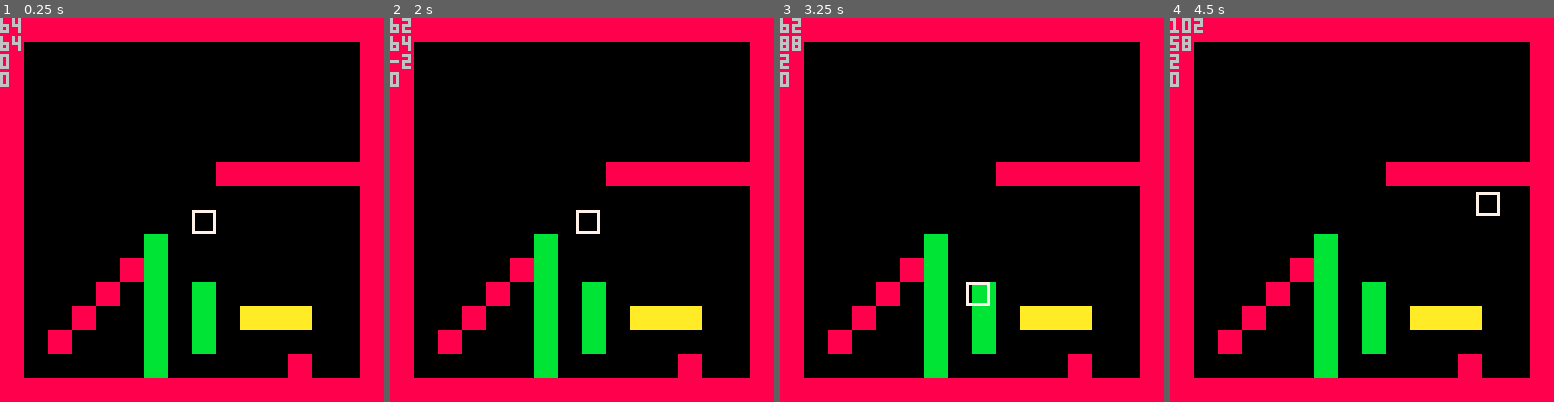
Above: before the commit, frames 1-4 (left to right).
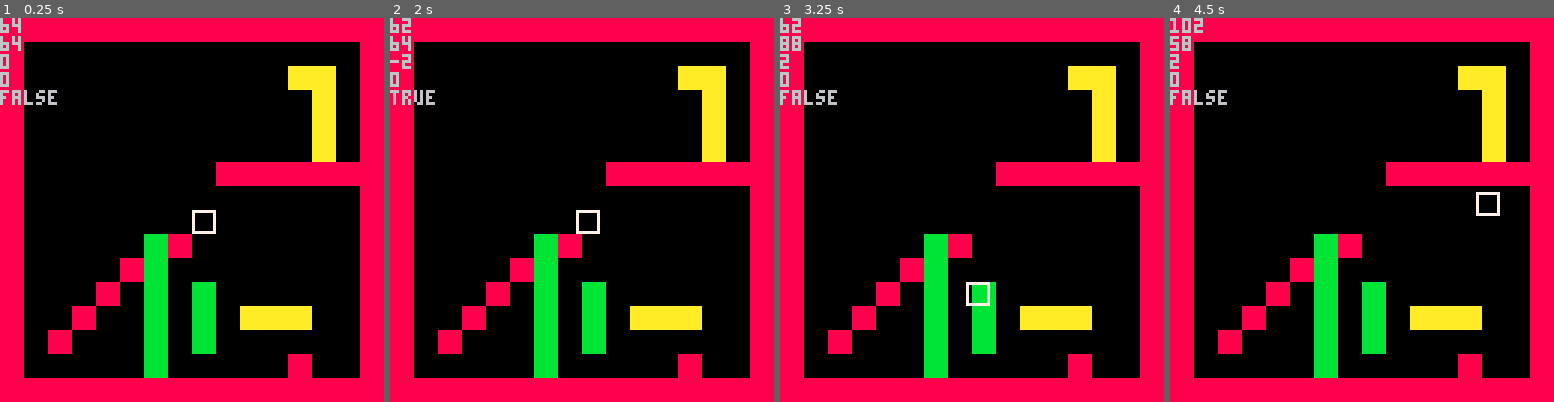
Above: after the commit, the same moments.

Repository: mRamiroGonzalez/pico8-platformer-engine-dd
Game: PICO-8 cartridge engine.p8
Two runs of this game, one before a commit and one after it. Both use one fixed random seed, a clock stepped at 60 frames per second and the inputs below.
Inputs:
- Up to frame 1 (0.25 s): no input
- Up to frame 2 (2 s): hold Left from 1.97 s (still down)
- Up to frame 3 (3.25 s): release Left at 2.37 s; hold Down 2.42-2.82 s; hold Right from 2.87 s (still down)
- Up to frame 4 (4.5 s): release Right at 3.53 s; hold Up 3.58-4.08 s; hold Right from 4.13 s (still down)

The runs differ from the first frame. In frame 1, 2.6% of the frame differs, in the area x 0-88%, y 12-63%; in frame 2, 2.6%; in frame 3, 2.6%; in frame 4, 2.6%.

Commit message:
detects a solid block below an entity

Diff:
--- a/engine.p8
+++ b/engine.p8
@@ -11,9 +11,18 @@
 print(p.y)
 print(p.dx)
 print(p.dy)
+print(get_block_below(p, 0))
 end
 function map_draw()
 map(0,0,0,0,16,16)
+end
+
+function get_block_below(e, flag)
+return (get_block_flag(e.x, e.y+8, flag)) or (get_block_flag(e.x+7, e.y+8, flag))
+end
+
+function get_block_flag(x, y, flag)
+return fget(mget(flr(x/8), flr(y/8)), flag)
 end
 function player_init()
 p = {
@@ -28,6 +37,17 @@
 p.dy = 0
 p.dx = 0
 
+update_from_keys_pressed()
+
+p.x += p.dx
+p.y += p.dy
+end
+
+function player_draw()
+spr(0,p.x, p.y,1,1)
+end
+
+function update_from_keys_pressed()
 if up_pressed() then
 p.dy = -2
 end
@@ -40,13 +60,6 @@
 if right_pressed() then
 p.dx = 2
 end
-
-p.x += p.dx
-p.y += p.dy
-end
-
-function player_draw()
-spr(0,p.x, p.y,1,1)
 end
 function _init()
 player_init()
@@ -63,14 +76,14 @@
 player_update_position()
 end
 __gfx__
-7777777788888888aaaaaaaabbbbbbbb000000000000000000000000000000000000000000000000000000000000000000000000000000000000000000000000
-7000000788888888aaaaaaaabbbbbbbb000000000000000000000000000000000000000000000000000000000000000000000000000000000000000000000000
-7000000788888888aaaaaaaabbbbbbbb000000000000000000000000000000000000000000000000000000000000000000000000000000000000000000000000
-7000000788888888aaaaaaaabbbbbbbb000000000000000000000000000000000000000000000000000000000000000000000000000000000000000000000000
-7000000788888888aaaaaaaabbbbbbbb000000000000000000000000000000000000000000000000000000000000000000000000000000000000000000000000
-7000000788888888aaaaaaaabbbbbbbb000000000000000000000000000000000000000000000000000000000000000000000000000000000000000000000000
-7000000788888888aaaaaaaabbbbbbbb000000000000000000000000000000000000000000000000000000000000000000000000000000000000000000000000
-7777777788888888aaaaaaaabbbbbbbb000000000000000000000000000000000000000000000000000000000000000000000000000000000000000000000000
+7777777788888888aaaaaaaabbbbbbbbcccccccc0000000000000000000000000000000000000000000000000000000000000000000000000000000000000000
+7000000788888888aaaaaaaabbbbbbbbcccccccc0000000000000000000000000000000000000000000000000000000000000000000000000000000000000000
+7000000788888888aaaaaaaabbbbbbbbcccccccc0000000000000000000000000000000000000000000000000000000000000000000000000000000000000000
+7000000788888888aaaaaaaabbbbbbbbcccccccc0000000000000000000000000000000000000000000000000000000000000000000000000000000000000000
+7000000788888888aaaaaaaabbbbbbbbcccccccc0000000000000000000000000000000000000000000000000000000000000000000000000000000000000000
+7000000788888888aaaaaaaabbbbbbbbcccccccc0000000000000000000000000000000000000000000000000000000000000000000000000000000000000000
+7000000788888888aaaaaaaabbbbbbbbcccccccc0000000000000000000000000000000000000000000000000000000000000000000000000000000000000000
+7777777788888888aaaaaaaabbbbbbbbcccccccc0000000000000000000000000000000000000000000000000000000000000000000000000000000000000000
 00000000000000000000000000000000000000000000000000000000000000000000000000000000000000000000000000000000000000000000000000000000
 00000000000000000000000000000000000000000000000000000000000000000000000000000000000000000000000000000000000000000000000000000000
 00000000000000000000000000000000000000000000000000000000000000000000000000000000000000000000000000000000000000000000000000000000
@@ -197,20 +210,20 @@
 0000000000000000000000000000000000000000000000000000000000000000000000000000000000000000000000000000000000000000000000000000000000000000000000000000000000000000000000000000000000000000000000000000000000000000000000000000000000000000000000000000000000000000
 __map__
 0101010101010101010101010101010100000000000000000000000000000000000000000000000000000000000000000000000000000000000000000000000000000000000000000000000000000000000000000000000000000000000000000000000000000000000000000000000000000000000000000000000000000000
-0100000000000000000000000000000100000000000000000000000000000000000000000000000000000000000000000000000000000000000000000000000000000000000000000000000000000000000000000000000000000000000000000000000000000000000000000000000000000000000000000000000000000000
-0100000000000000000000000000000100000000000000000000000000000000000000000000000000000000000000000000000000000000000000000000000000000000000000000000000000000000000000000000000000000000000000000000000000000000000000000000000000000000000000000000000000000000
-0100000000000000000000000000000100000000000000000000000000000000000000000000000000000000000000000000000000000000000000000000000000000000000000000000000000000000000000000000000000000000000000000000000000000000000000000000000000000000000000000000000000000000
-0100000000000000000000000000000100000000000000000000000000000000000000000000000000000000000000000000000000000000000000000000000000000000000000000000000000000000000000000000000000000000000000000000000000000000000000000000000000000000000000000000000000000000
-0100000000000000000000000000000100000000000000000000000000000000000000000000000000000000000000000000000000000000000000000000000000000000000000000000000000000000000000000000000000000000000000000000000000000000000000000000000000000000000000000000000000000000
-0100000000000000000101010101010100000000000000000000000000000000000000000000000000000000000000000000000000000000000000000000000000000000000000000000000000000000000000000000000000000000000000000000000000000000000000000000000000000000000000000000000000000000
-0100000000000000000000000000000100000000000000000000000000000000000000000000000000000000000000000000000000000000000000000000000000000000000000000000000000000000000000000000000000000000000000000000000000000000000000000000000000000000000000000000000000000000
-0100000000000000000000000000000100000000000000000000000000000000000000000000000000000000000000000000000000000000000000000000000000000000000000000000000000000000000000000000000000000000000000000000000000000000000000000000000000000000000000000000000000000000
-0100000000000300000000000000000100000000000000000000000000000000000000000000000000000000000000000000000000000000000000000000000000000000000000000000000000000000000000000000000000000000000000000000000000000000000000000000000000000000000000000000000000000000
-0100000000010300000000000000000100000000000000000000000000000000000000000000000000000000000000000000000000000000000000000000000000000000000000000000000000000000000000000000000000000000000000000000000000000000000000000000000000000000000000000000000000000000
-0100000001000300030000000000000100000000000000000000000000000000000000000000000000000000000000000000000000000000000000000000000000000000000000000000000000000000000000000000000000000000000000000000000000000000000000000000000000000000000000000000000000000000
-0100000100000300030002020200000100000000000000000000000000000000000000000000000000000000000000000000000000000000000000000000000000000000000000000000000000000000000000000000000000000000000000000000000000000000000000000000000000000000000000000000000000000000
-0100010000000300030000000000000100000000000000000000000000000000000000000000000000000000000000000000000000000000000000000000000000000000000000000000000000000000000000000000000000000000000000000000000000000000000000000000000000000000000000000000000000000000
-0100000000000300000000000100000100000000000000000000000000000000000000000000000000000000000000000000000000000000000000000000000000000000000000000000000000000000000000000000000000000000000000000000000000000000000000000000000000000000000000000000000000000000
+0105050505050505050505050505050100000000000000000000000000000000000000000000000000000000000000000000000000000000000000000000000000000000000000000000000000000000000000000000000000000000000000000000000000000000000000000000000000000000000000000000000000000000
+0105050505050505050505050202050100000000000000000000000000000000000000000000000000000000000000000000000000000000000000000000000000000000000000000000000000000000000000000000000000000000000000000000000000000000000000000000000000000000000000000000000000000000
+0105050505050505050505050502050100000000000000000000000000000000000000000000000000000000000000000000000000000000000000000000000000000000000000000000000000000000000000000000000000000000000000000000000000000000000000000000000000000000000000000000000000000000
+0105050505050505050505050502050100000000000000000000000000000000000000000000000000000000000000000000000000000000000000000000000000000000000000000000000000000000000000000000000000000000000000000000000000000000000000000000000000000000000000000000000000000000
+0105050505050505050505050502050100000000000000000000000000000000000000000000000000000000000000000000000000000000000000000000000000000000000000000000000000000000000000000000000000000000000000000000000000000000000000000000000000000000000000000000000000000000
+0105050505050505050101010101010100000000000000000000000000000000000000000000000000000000000000000000000000000000000000000000000000000000000000000000000000000000000000000000000000000000000000000000000000000000000000000000000000000000000000000000000000000000
+0105050505050505050505050505050100000000000000000000000000000000000000000000000000000000000000000000000000000000000000000000000000000000000000000000000000000000000000000000000000000000000000000000000000000000000000000000000000000000000000000000000000000000
+0105050505050505050505050505050100000000000000000000000000000000000000000000000000000000000000000000000000000000000000000000000000000000000000000000000000000000000000000000000000000000000000000000000000000000000000000000000000000000000000000000000000000000
+0105050505050301050505050505050100000000000000000000000000000000000000000000000000000000000000000000000000000000000000000000000000000000000000000000000000000000000000000000000000000000000000000000000000000000000000000000000000000000000000000000000000000000
+0105050505010305050505050505050100000000000000000000000000000000000000000000000000000000000000000000000000000000000000000000000000000000000000000000000000000000000000000000000000000000000000000000000000000000000000000000000000000000000000000000000000000000
+0105050501050305030505050505050100000000000000000000000000000000000000000000000000000000000000000000000000000000000000000000000000000000000000000000000000000000000000000000000000000000000000000000000000000000000000000000000000000000000000000000000000000000
+0105050105050305030502020205050100000000000000000000000000000000000000000000000000000000000000000000000000000000000000000000000000000000000000000000000000000000000000000000000000000000000000000000000000000000000000000000000000000000000000000000000000000000
+0105010505050305030505050505050100000000000000000000000000000000000000000000000000000000000000000000000000000000000000000000000000000000000000000000000000000000000000000000000000000000000000000000000000000000000000000000000000000000000000000000000000000000
+0105050505050305050505050105050100000000000000000000000000000000000000000000000000000000000000000000000000000000000000000000000000000000000000000000000000000000000000000000000000000000000000000000000000000000000000000000000000000000000000000000000000000000
 0101010101010101010101010101010100000000000000000000000000000000000000000000000000000000000000000000000000000000000000000000000000000000000000000000000000000000000000000000000000000000000000000000000000000000000000000000000000000000000000000000000000000000
 0000000000000000000000000000000000000000000000000000000000000000000000000000000000000000000000000000000000000000000000000000000000000000000000000000000000000000000000000000000000000000000000000000000000000000000000000000000000000000000000000000000000000000
 0000000000000000000000000000000000000000000000000000000000000000000000000000000000000000000000000000000000000000000000000000000000000000000000000000000000000000000000000000000000000000000000000000000000000000000000000000000000000000000000000000000000000000
--- a/src/map.lua
+++ b/src/map.lua
@@ -1,3 +1,11 @@
 function map_draw()
  map(0,0,0,0,16,16)
 end
+
+function get_block_below(e, flag)
+ return (get_block_flag(e.x, e.y+8, flag)) or (get_block_flag(e.x+7, e.y+8, flag))
+end
+
+function get_block_flag(x, y, flag)
+ return fget(mget(flr(x/8), flr(y/8)), flag)
+end
--- a/src/player.lua
+++ b/src/player.lua
@@ -11,6 +11,17 @@
  p.dy = 0
  p.dx = 0
 
+ update_from_keys_pressed()
+
+ p.x += p.dx
+ p.y += p.dy
+end
+
+function player_draw()
+ spr(0,p.x, p.y,1,1)
+end
+
+function update_from_keys_pressed()
  if up_pressed() then
   p.dy = -2
  end
@@ -23,11 +34,4 @@
  if right_pressed() then
   p.dx = 2
  end
-
- p.x += p.dx
- p.y += p.dy
 end
-
-function player_draw()
- spr(0,p.x, p.y,1,1)
-end
